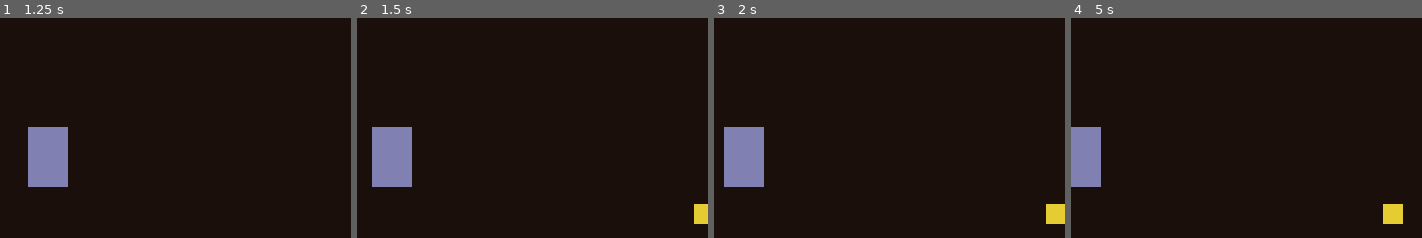
Above: before the commit, frames 1-4 (left to right).
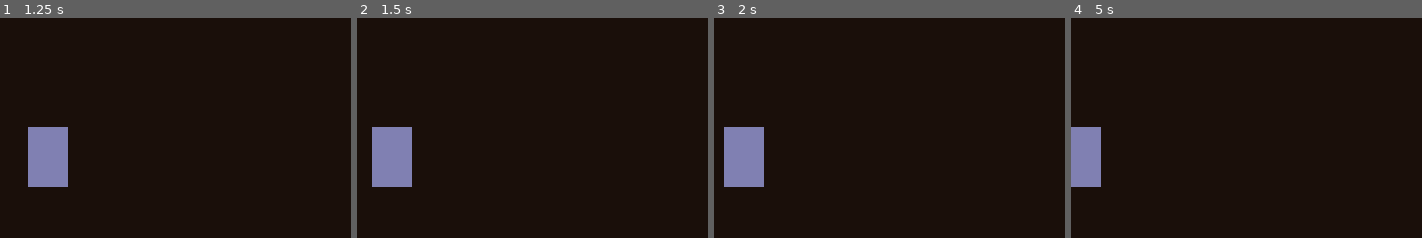
Above: after the commit, the same moments.

Repository: PNVDEVOPS/balagan_game
Game: Godot game, scene res://scenes/rooms/room_main_hall.tscn
Two runs of this game, one before a commit and one after it. Both use one fixed random seed, a clock stepped at 60 frames per second and the inputs below. This scene is started directly instead of the project's main scene.
Inputs (mouse positions are % of the whole screen's width and height, from its top left):
- Up to frame 1 (1.25 s): tap Enter at 0.5 s; move the mouse to (68, 46) at 0.52 s; hold D (move_right) from 0.53 s (still down); hold Space (advance_dialogue) from 0.53 s (still down); click (68, 46) at 0.67 s; tap Up (ui_up) at 0.77 s
- Up to frame 2 (1.5 s): release D (move_right) at 1.25 s; release Space (advance_dialogue) at 1.25 s; drag from (20, 56) to (57, 32) at 1.27 s
- Up to frame 3 (2 s): no input
- Up to frame 4 (5 s): click "🧳" at 2 s; tap Space (advance_dialogue) at 2.75 s; move the mouse to (54, 29) at 2.77 s; hold A (move_left) 2.78-3.5 s; hold Q (hide) 2.78-3.5 s; drag from (37, 71) to (9, 36) at 3.52 s; move the mouse to (77, 66) at 4.27 s; hold D (move_right) from 4.28 s (still down); hold Shift (run) from 4.28 s (still down); tap Up (ui_up) at 4.52 s
The pictures show only the part of the screen within x 50-100%, y 0-50%; the shares and areas given below are measured in that part.

Frame 1 is identical in both runs. In frame 2, 0.4% of the frame differs, in the area x 96-100%, y 84-94%; in frame 3, 0.5%; in frame 4, 0.5%, in the area x 88-95%, y 84-94%.
Error after the commit: Parse Error: Cannot infer the type of "new_c" variable because the value doesn't have a set type. (res://scripts/minigames/minigame_unblock.gd:135)

Commit message:
feat: main_hall puzzle flow — unblock puzzle reveals amulet, remove damper, add BackZone

Diff:
--- a/scripts/rooms/room_main_hall_logic.gd
+++ b/scripts/rooms/room_main_hall_logic.gd
@@ -6,7 +6,8 @@
 var ritual_items: Array[String] = []
 var _idle_subtitle_timer: float = 0.0
 var _idle_subtitle_shown: bool = false
-var _damper_open: bool = false
+var _puzzle_solved: bool = false
+var _back_trigger_count: int = 0
 const CORRECT_ORDER: Array[String] = ["amulet", "doll", "earring"]
 const ARTIFACT_NAMES: Dictionary = {
 	"amulet": "харысхал",
@@ -17,6 +18,7 @@
 func _ready() -> void:
 	_apply_loop_visuals()
 	_setup_puzzle()
+	_add_back_zone()
 
 	if _all_artifacts_collected():
 		await get_tree().process_frame
@@ -36,12 +38,22 @@
 func _setup_puzzle() -> void:
 	var amulet_done := GameManager.artifacts_collected.has("amulet")
 
+	for node_name in ["Damper", "WoodPickable"]:
+		var n := get_node_or_null(node_name)
+		if n:
+			n.queue_free()
+
 	if amulet_done:
-		for node_name in ["Damper", "AmuletPickable", "WoodPickable"]:
-			var n = get_node_or_null(node_name)
-			if n:
-				n.queue_free()
+		var amulet_node := get_node_or_null("AmuletPickable")
+		if amulet_node:
+			amulet_node.queue_free()
 		kamylok_state = KamylokState.BURNING
+		_puzzle_solved = true
+	else:
+		var amulet_node := get_node_or_null("AmuletPickable")
+		if amulet_node:
+			amulet_node.visible = false
+			amulet_node.picked_up.connect(func(_id): _on_amulet_picked_up())
 
 	if _all_artifacts_collected():
 		kamylok_state = KamylokState.RITUAL_READY
@@ -57,15 +69,6 @@
 	var fox_carving := get_node_or_null("FoxRiddleCarving")
 	if fox_carving:
 		fox_carving.examined.connect(func(): DialogueManager.start_dialogue("notes/riddle_kamyolk"))
-
-	var damper := get_node_or_null("Damper")
-	if damper and not amulet_done:
-		damper.examined.connect(_on_damper_examined)
-
-	if not amulet_done:
-		var amulet := get_node_or_null("AmuletPickable")
-		if amulet:
-			amulet.picked_up.connect(func(_id): _on_amulet_picked_up())
 
 	var poem := get_node_or_null("RitualPoem")
 	if poem:
@@ -102,48 +105,46 @@
 	if kamylok_state == KamylokState.RITUAL_ACTIVE:
 		_place_ritual_artifact()
 		return
-	match kamylok_state:
-		KamylokState.COLD:
-			DialogueManager.show_text("", "Камелёк — глиняный очаг, обложенный жердями. Угли холодные. Давно не топили.")
-		KamylokState.BURNING:
-			DialogueManager.show_text("", "Огонь горит ровно. Тепло наконец.")
-		KamylokState.RITUAL_READY:
-			DialogueManager.show_text("", "Пламя стало другим — тихое, почти прозрачное. Ждёт даров.")
-	await DialogueManager.dialogue_finished
-	match kamylok_state:
-		KamylokState.COLD:
-			if Inventory.has_item("firewood"):
-				if not _damper_open:
-					DialogueManager.show_text("", "Задвижка дымохода закрыта. Если разжечь так — дымом задохнусь. Надо сначала открыть её.")
-				else:
-					Inventory.remove_item("firewood")
-					kamylok_state = KamylokState.BURNING
-					_fire_lit()
-			else:
-				DialogueManager.show_text("", "Угли холодные. Нужно дров.")
-		KamylokState.RITUAL_READY:
-			kamylok_state = KamylokState.RITUAL_ACTIVE
-			DialogueManager.show_text("", "Пламя ждёт.")
-
-func _on_damper_examined() -> void:
-	if _damper_open:
-		DialogueManager.show_text("", "Задвижка открыта.")
-		return
-	DialogueManager.show_text("", "Чугунная задвижка дымохода. Закрыта.")
-	await DialogueManager.dialogue_finished
-	_damper_open = true
-	DialogueManager.show_text("", "Открываю. В темноте трубы — что-то поблёскивает. Не достать так.")
+	if kamylok_state == KamylokState.COLD:
+		if not _puzzle_solved:
+			DialogueManager.show_text("", "Под золой — что-то есть. Дрова завалили вход.")
+			await DialogueManager.dialogue_finished
+			_open_puzzle()
+			return
+		else:
+			DialogueManager.show_text("", "Угли холодные. Можно разжечь.")
+			await DialogueManager.dialogue_finished
+			kamylok_state = KamylokState.BURNING
+			await _fire_lit()
+			return
+	if kamylok_state == KamylokState.BURNING:
+		DialogueManager.show_text("", "Огонь горит ровно. Тепло наконец.")
+		return
+	if kamylok_state == KamylokState.RITUAL_READY:
+		DialogueManager.show_text("", "Пламя стало другим — тихое, почти прозрачное. Ждёт даров.")
+		await DialogueManager.dialogue_finished
+		kamylok_state = KamylokState.RITUAL_ACTIVE
+		DialogueManager.show_text("", "Пламя ждёт.")
+
+func _open_puzzle() -> void:
+	var puzzle := MinigameUnblock.new()
+	add_child(puzzle)
+	puzzle.minigame_completed.connect(_on_puzzle_solved)
+	puzzle.minigame_cancelled.connect(puzzle.queue_free)
+
+func _on_puzzle_solved(_id: String) -> void:
+	_puzzle_solved = true
+	DialogueManager.show_text("", "Под золой — что-то блестит.")
+	await DialogueManager.dialogue_finished
+	var amulet_node := get_node_or_null("AmuletPickable")
+	if amulet_node:
+		amulet_node.visible = true
+		amulet_node.set_deferred("monitoring", true)
 
 func _fire_lit() -> void:
-	DialogueManager.show_text("", "Ты бросаешь дрова. Огонь занимается медленно, потом ярко — камелёк снова живёт.")
+	DialogueManager.show_text("", "Огонь занимается медленно, потом ярко — камелёк снова живёт.")
 	await DialogueManager.dialogue_finished
 	await get_tree().create_timer(2.0).timeout
-	DialogueManager.show_text("", "Среди огня — что-то не горит. Маленькое, тёмное. Харысхал.")
-	await DialogueManager.dialogue_finished
-	var amulet := get_node_or_null("AmuletPickable")
-	if amulet:
-		amulet.visible = true
-		amulet.set_deferred("monitoring", true)
 
 func _on_amulet_picked_up() -> void:
 	GameManager.collect_artifact("amulet")
@@ -160,11 +161,9 @@
 	silhouette.position = Vector2(1400, 200)
 	silhouette.scale = Vector2(1.8, 1.8)
 	add_child(silhouette)
-
 	var tw := create_tween()
 	tw.tween_property(silhouette, "modulate:a", 0.75, 2.5)
 	tw.tween_interval(5.0)
-	# TBD: Кыдаана реплики и реакция героя добавить здесь
 	tw.tween_property(silhouette, "modulate:a", 0.0, 2.0)
 	await tw.finished
 	silhouette.queue_free()
@@ -177,13 +176,11 @@
 	if ritual_items.has(selected):
 		DialogueManager.show_text("", "Этот дар уже в огне.")
 		return
-
 	ritual_items.append(selected)
 	Inventory.remove_item(selected)
 	var count := ritual_items.size()
 	DialogueManager.show_text("", "Ты кладёшь %s в огонь. (%d из 3)" % [ARTIFACT_NAMES.get(selected, selected), count])
 	await DialogueManager.dialogue_finished
-
 	if count >= 3:
 		_complete_ritual()
 
@@ -204,6 +201,34 @@
 		await DialogueManager.dialogue_finished
 		GameManager.start_finale("bad")
 
+func _add_back_zone() -> void:
+	var area := Area2D.new()
+	area.name = "BackZone"
+	area.collision_layer = 0
+	area.collision_mask = 1
+	var shape := CollisionShape2D.new()
+	var rect := RectangleShape2D.new()
+	rect.size = Vector2(40, 400)
+	shape.position = Vector2(0, 180)
+	shape.shape = rect
+	area.add_child(shape)
+	add_child(area)
+	area.body_entered.connect(_on_back_zone)
+
+func _on_back_zone(body: Node2D) -> void:
+	if not body.is_in_group("player"):
+		return
+	_back_trigger_count += 1
+	DialogueManager.show_text("", _get_loop_text(_back_trigger_count))
+	await DialogueManager.dialogue_finished
+	GameManager.change_room("door_exit")
+
+func _get_loop_text(count: int) -> String:
+	match count:
+		1: return "Снова здесь. Что-то не пускает."
+		2: return "Та же дверь. Тот же коридор."
+		_: return "Я хожу по кругу."
+
 func _process(delta: float) -> void:
 	if _idle_subtitle_shown:
 		return
